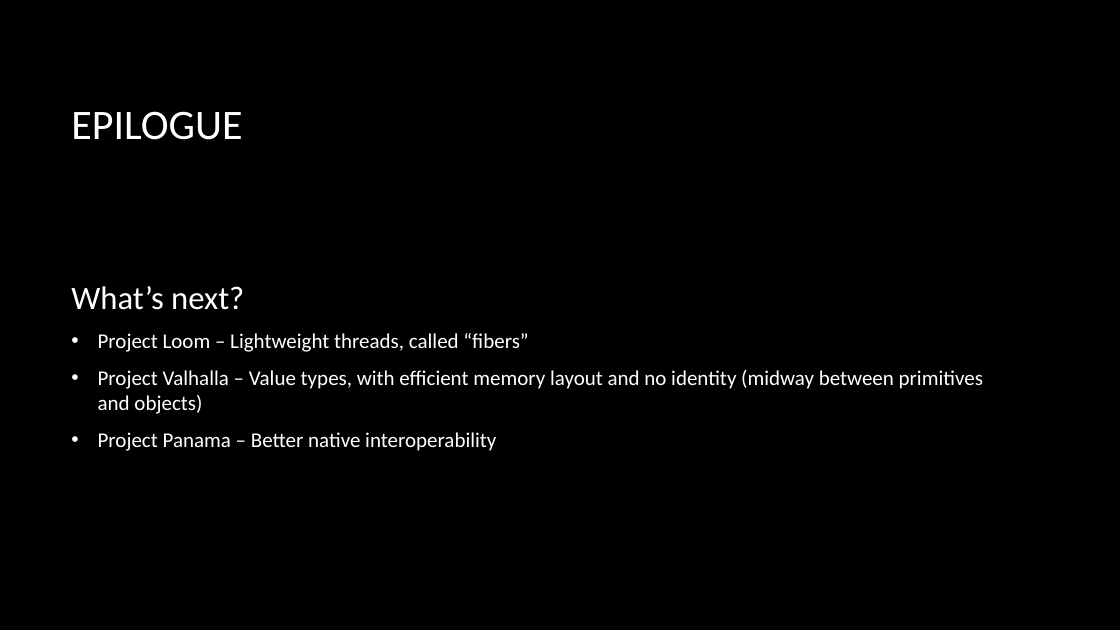
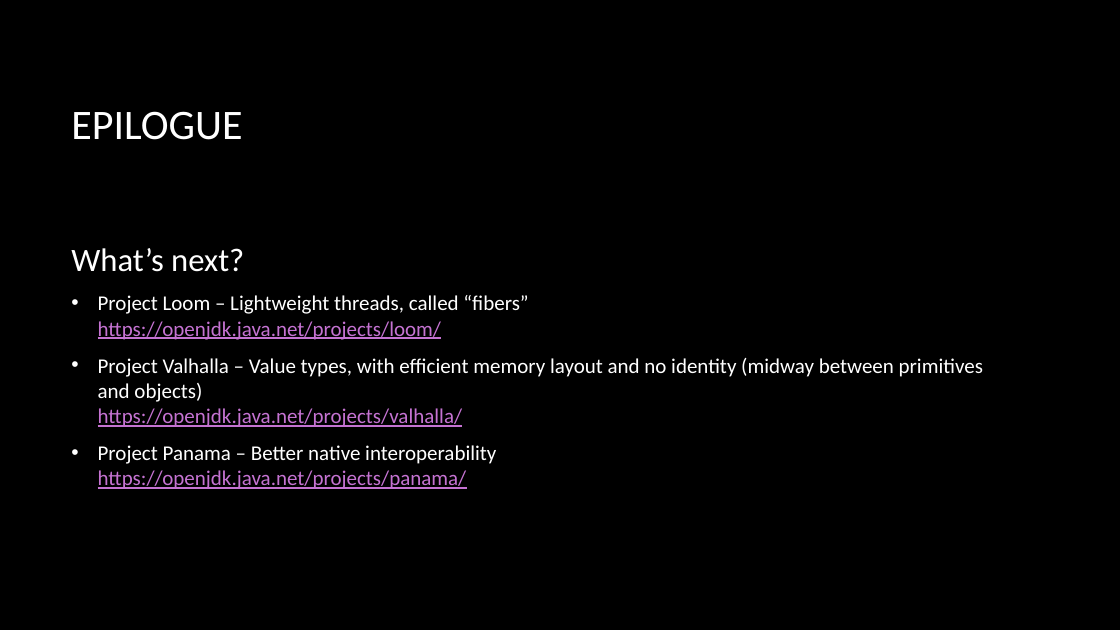
Before and after one commit to macdaddyaz/modern-java, a slide deck: slide 60 of Java 9 and up.pptx (slide 44 before the commit). Drawn at 1120x630 pixels with LibreOffice and Linux fonts; fonts in the diff are those of the drawing; background and template pictures are left out. Boxes give left, top, right and bottom in pixels: in the first picture for what was removed or moved away, otherwise in the second. Text is boxed around its words. In the diff, an @@ line names an element or a change of style, - is before the commit and + after.

Commit message:
Finished Java 9+ PowerPoint presentation

```diff
--- a/Java 9 and up.pptx
+++ b/Java 9 and up.pptx
@@ text at bbox=[98, 295, 983, 489]: text changed @@
-• Project Loom – Lightweight threads, called “fibers”
-• Project Valhalla – Value types, with efficient memory layout and no identity (midway between primitives and objects)
-• Project Panama – Better native interoperability
+• Project Loom – Lightweight threads, called “fibers”
+  https://openjdk.java.net/projects/loom/
+• Project Valhalla – Value types, with efficient memory layout and no identity (midway between primitives and objects)
+  https://openjdk.java.net/projects/valhalla/
+• Project Panama – Better native interoperability
+  https://openjdk.java.net/projects/panama/
```
Also in this commit, not shown: 9 other slides changed, 17 slides added, 1 slide removed.
